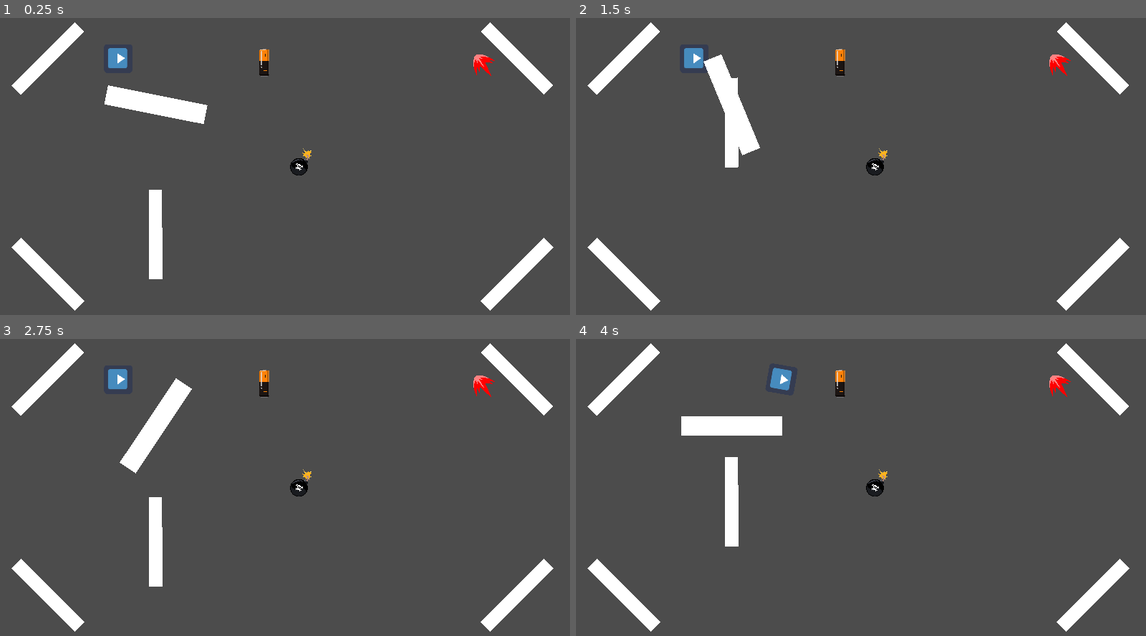
Above: before the commit, frames 1-4 (two rows, left to right).
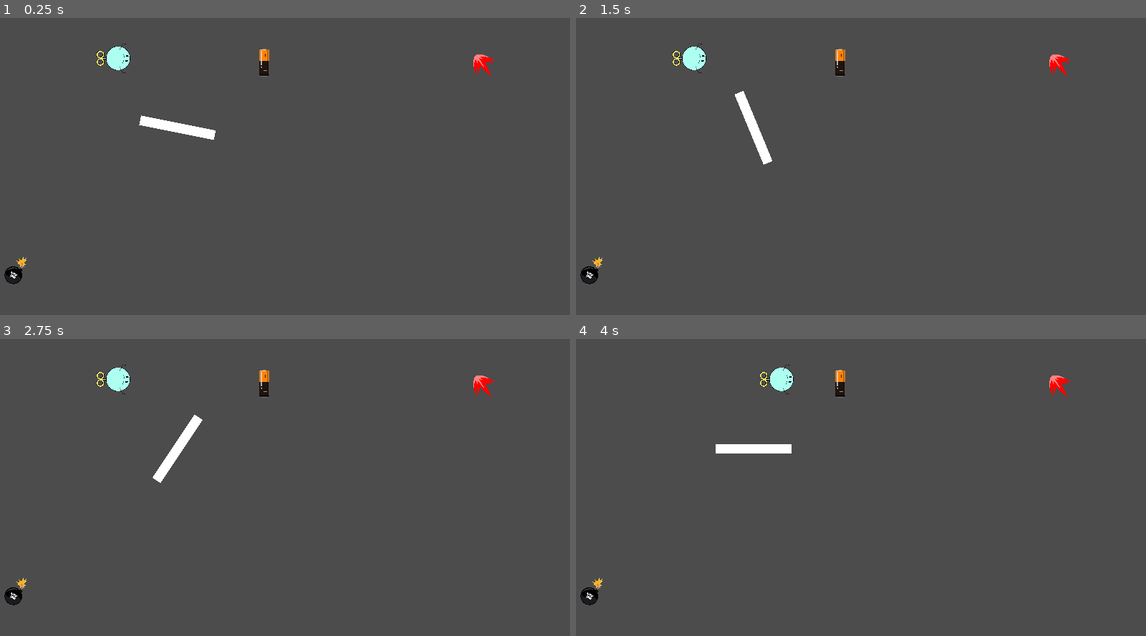
Above: after the commit, the same moments.

Repository: sangmin0212/A_Wind_Up_Toy_Roadrun
Game: Godot game, scene res://GameManager.tscn
The game is run twice, just before and just after one commit, with the same random seed, the same clock (stepped at 60 frames per second) and the same inputs. The engine's default icon, where the game draws it, is replaced by a stand-in: a white triangle on a blue panel in a dark square.
Inputs (mouse positions are in pixels of both pictures, inside the frame that each line leads up to):
- Up to frame 1 (0.25 s): no input
- Up to frame 2 (1.5 s): move the mouse to (986, 157) at 0.52 s; hold Up (ui_up) 0.53-1.28 s; click (986, 157) at 0.67 s; move the mouse to (747, 190) at 1.27 s; hold Down (ui_down) from 1.28 s (still down); click (747, 190) at 1.42 s
- Up to frame 3 (2.75 s): move the mouse to (342, 425) at 2.02 s; release Down (ui_down) at 2.03 s; hold Up (ui_up) from 2.03 s (still down); click (342, 425) at 2.17 s
- Up to frame 4 (4 s): move the mouse to (832, 558) at 2.77 s; click (832, 558) at 2.92 s; move the mouse to (1032, 543) at 3.52 s; release Up (ui_up) at 3.53 s; hold Down (ui_down) from 3.53 s (still down); click (1032, 543) at 3.67 s

The runs differ from the first frame. In frame 1, 5.8% of the frame differs, in the area x 0-98%, y 1-99%; in frame 2, 5.2%; in frame 3, 5.8%; in frame 4, 5.8%.

Commit message:
update

Diff:
--- a/GameManager.tscn
+++ b/GameManager.tscn
@@ -2,7 +2,7 @@
 
 [ext_resource path="res://GameManager.gd" type="Script" id=1]
 [ext_resource path="res://Player/Player.tscn" type="PackedScene" id=2]
-[ext_resource path="res://Wall/Wall.tscn" type="PackedScene" id=3]
+[ext_resource path="res://Wall/Wall_Creater.gd" type="Script" id=3]
 [ext_resource path="res://MonsterManager.gd" type="Script" id=4]
 [ext_resource path="res://Wall/Wall_Rotating.tscn" type="PackedScene" id=5]
 [ext_resource path="res://Wall/Wall_Moving.tscn" type="PackedScene" id=6]
@@ -25,40 +25,16 @@
 [node name="MonsterManager" type="Node2D" parent="GameManager"]
 script = ExtResource( 4 )
 
+[node name="WallCreater" type="Node2D" parent="GameManager"]
+script = ExtResource( 3 )
+
 [node name="Wall" type="Node2D" parent="."]
-
-[node name="wall5" parent="Wall" instance=ExtResource( 3 )]
-position = Vector2( 113.272, 100 )
-rotation = -0.785398
-collision_layer = 2
-collision_mask = 5
-
-[node name="wall2" parent="Wall" instance=ExtResource( 3 )]
-position = Vector2( 1161.66, 100 )
-rotation = 0.785397
-collision_layer = 2
-collision_mask = 5
-
-[node name="wall3" parent="Wall" instance=ExtResource( 3 )]
-position = Vector2( 1161.66, 582.201 )
-rotation = -0.785398
-collision_layer = 2
-collision_mask = 5
-
-[node name="wall4" parent="Wall" instance=ExtResource( 3 )]
-position = Vector2( 113.272, 582.201 )
-rotation = 0.785398
-collision_layer = 2
-collision_mask = 5
-
-[node name="Wall_Rotation" parent="Wall" instance=ExtResource( 5 )]
-position = Vector2( 354.617, 203.567 )
-scale = Vector2( 2, 2 )
-collision_layer = 2
-collision_mask = 4
 
 [node name="Wall_Moving" parent="Wall" instance=ExtResource( 6 )]
 position = Vector2( 354.617, 494.475 )
+
+[node name="Wall_Rotation" parent="Wall" instance=ExtResource( 5 )]
+position = Vector2( 403, 255 )
 
 [node name="Item" type="Node2D" parent="."]
 
@@ -67,7 +43,7 @@
 script = ExtResource( 10 )
 
 [node name="Bomb" parent="Item" instance=ExtResource( 9 )]
-position = Vector2( 674.012, 346.006 )
+position = Vector2( 36, 588 )
 script = ExtResource( 12 )
 
 [node name="Booster" parent="Item" instance=ExtResource( 8 )]
--- a/Player/Player.tscn
+++ b/Player/Player.tscn
@@ -1,10 +1,10 @@
 [gd_scene load_steps=9 format=2]
 
-[ext_resource path="res://Player/icon.png" type="Texture" id=1]
+[ext_resource path="res://Resource/character (1).png" type="Texture" id=1]
 [ext_resource path="res://Player/PlayerManager.gd" type="Script" id=2]
 
-[sub_resource type="RectangleShape2D" id=1]
-extents = Vector2( 31.6962, 32.2475 )
+[sub_resource type="CircleShape2D" id=7]
+radius = 53.3385
 
 [sub_resource type="Animation" id=2]
 resource_name = "Battery"
@@ -96,7 +96,7 @@
 tracks/0/interp = 1
 tracks/0/loop_wrap = true
 tracks/0/imported = false
-tracks/0/enabled = true
+tracks/0/enabled = false
 tracks/0/keys = {
 "times": PoolRealArray( 0, 0.3, 0.6, 0.9, 1.2 ),
 "transitions": PoolRealArray( 1, 1, 1, 1, 1 ),
@@ -108,7 +108,7 @@
 tracks/1/interp = 1
 tracks/1/loop_wrap = true
 tracks/1/imported = false
-tracks/1/enabled = true
+tracks/1/enabled = false
 tracks/1/keys = {
 "times": PoolRealArray( 0, 1.2 ),
 "transitions": PoolRealArray( 1, 1 ),
@@ -144,16 +144,20 @@
 }
 
 [node name="Player" type="KinematicBody2D"]
+rotation = 1.5708
+scale = Vector2( 0.5, 0.5 )
 collision_mask = 6
 script = ExtResource( 2 )
 
 [node name="Sprite" type="Sprite" parent="."]
+position = Vector2( 0, 22 )
 rotation = 1.5708
+scale = Vector2( 0.430517, 0.430517 )
 texture = ExtResource( 1 )
 flip_h = true
 
 [node name="CollisionShape2D" type="CollisionShape2D" parent="."]
-shape = SubResource( 1 )
+shape = SubResource( 7 )
 
 [node name="AnimationPlayer" type="AnimationPlayer" parent="."]
 anims/Battery = SubResource( 2 )
--- a/Player/PlayerManager.gd
+++ b/Player/PlayerManager.gd
@@ -24,8 +24,8 @@
 onready var _animation_player = $AnimationPlayer
 var state = "Stop"
 
-func _init(_position = Vector2(0,0)):
-	position = _position
+#func _init(_position = Vector2(0,0)):
+#	position = _position
 
 func _ready():
 	# set timer. After 10 second, player's speed will be decreased
--- a/Sangmin_Test.tscn
+++ b/Sangmin_Test.tscn
@@ -1,9 +1,10 @@
 [gd_scene load_steps=5 format=2]
 
 [ext_resource path="res://Player/Player.tscn" type="PackedScene" id=1]
-[ext_resource path="res://Wall/Wall.tscn" type="PackedScene" id=2]
+[ext_resource path="res://Wall/DrawingWall.tscn" type="PackedScene" id=2]
 [ext_resource path="res://Wall/OutlineWall.tscn" type="PackedScene" id=3]
 [ext_resource path="res://Monster/Monster.tscn" type="PackedScene" id=4]
+
 
 [node name="A Wind-up Toy Roadrun" type="Node2D"]
 
--- /dev/null
+++ b/Wall/DrawingWall.gd
@@ -0,0 +1,40 @@
+extends StaticBody2D
+
+var points = []
+onready var player = get_parent().get_parent().get_node("Player")
+
+func update_points(start, end, width):
+	points.clear()
+	points.append(start + (end - start).rotated(PI/2).normalized() * width)
+	points.append(start - (end - start).rotated(PI/2).normalized() * width)
+	points.append(end - (end - start).rotated(PI/2).normalized() * width)
+	points.append(end + (end - start).rotated(PI/2).normalized() * width)
+	get_node("Polygon2D").set_polygon(points)
+	get_node("OuterCollisionPolygon2D").set_polygon(points)
+
+	var center = Vector2(0,0)
+	for i in range(4):
+		center += points[i]
+	center /= 4
+	for i in range(4):
+		points[i] = center + (points[i] - center) * 0.8
+	get_node("Area2D").get_node("InnerCollisionPolygon2D").set_polygon(points)
+
+# when release mouse
+func enable_collision():
+	var overlapCheck = get_node("Area2D").overlaps_body(player)
+	if(!overlapCheck):
+		print("not overlap")
+		get_node("OuterCollisionPolygon2D").disabled = false
+	else:
+		print("overlap")
+
+func _on_Area2D_body_exited(body):
+	if(body.name == "Player"):
+		print("overlap end")
+		get_node("OuterCollisionPolygon2D").disabled = false
+
+#func _physics_process(delta):
+#	if(get_node("Area2D").overlaps_body(player)):
+#		get_node("OuterCollisionPolygon2D").disabled = true
+#		print("overlap")
--- /dev/null
+++ b/Wall/DrawingWall.tscn
@@ -0,0 +1,19 @@
+[gd_scene load_steps=2 format=2]
+
+[ext_resource path="res://Wall/DrawingWall.gd" type="Script" id=1]
+
+[node name="DrawingWall" type="StaticBody2D"]
+collision_layer = 2
+script = ExtResource( 1 )
+
+[node name="Area2D" type="Area2D" parent="."]
+
+[node name="InnerCollisionPolygon2D" type="CollisionPolygon2D" parent="Area2D"]
+
+[node name="Polygon2D" type="Polygon2D" parent="."]
+color = Color( 0.972549, 0.501961, 0.933333, 1 )
+
+[node name="OuterCollisionPolygon2D" type="CollisionPolygon2D" parent="."]
+disabled = true
+
+[connection signal="body_exited" from="Area2D" to="." method="_on_Area2D_body_exited"]
--- a/Wall/Wall.tscn
+++ /dev/null
@@ -1,12 +0,0 @@
-[gd_scene load_steps=2 format=2]
-
-[sub_resource type="RectangleShape2D" id=1]
-extents = Vector2( 100.168, 16.1398 )
-
-[node name="StaticBody2D" type="StaticBody2D"]
-
-[node name="CollisionShape2D" type="CollisionShape2D" parent="."]
-shape = SubResource( 1 )
-
-[node name="Polygon2D" type="Polygon2D" parent="."]
-polygon = PoolVector2Array( -100, -15, 100, -15, 100, 15, -100, 15 )
--- /dev/null
+++ b/Wall/Wall_Creater.gd
@@ -0,0 +1,42 @@
+extends Node2D
+
+var wall_node = load("res://Wall/DrawingWall.tscn")
+var walls = []
+
+export (int) var wallWidth = 10
+export (int) var wallLimit = 10
+export (int) var wallLengthLimit = 150
+
+var isClicked = false
+var isCreated = false
+
+var startPoint = Vector2()
+var endPoint = Vector2()
+
+func _input(event):
+	if event is InputEventMouseButton and event.button_index == BUTTON_LEFT:
+		if  !isClicked  and event.pressed == true:
+			isClicked = true
+			startPoint = get_global_mouse_position()
+			print("left click press")
+		elif isClicked and event.pressed == false:
+			isClicked = false
+			isCreated = false
+			endPoint = get_global_mouse_position()
+			walls[-1].enable_collision()
+			print("left click unpress")
+
+func _process(_delta):
+	var tempWall
+	if(isClicked and !isCreated and walls.size() < wallLimit):
+		print("create wall")
+		tempWall = wall_node.instance()
+		add_child(tempWall)
+		walls.append(tempWall)
+		isCreated = true
+
+	if(isClicked and isCreated):
+		endPoint = get_global_mouse_position()
+		if((endPoint-startPoint).length() > wallLengthLimit):
+			endPoint = startPoint + (endPoint-startPoint).normalized() * wallLengthLimit
+		walls[-1].update_points(startPoint, endPoint, wallWidth)
--- a/Wall/Wall_Moving.tscn
+++ b/Wall/Wall_Moving.tscn
@@ -1,7 +1,8 @@
 [gd_scene load_steps=4 format=2]
 
-[ext_resource path="res://Wall/Wall.tscn" type="PackedScene" id=1]
+[ext_resource path="res://Wall/DrawingWall.tscn" type="PackedScene" id=1]
 [ext_resource path="res://Wall/Wall_Moving.gd" type="Script" id=2]
+
 
 [sub_resource type="Curve2D" id=1]
 _data = {
--- a/Wall/Wall_Rotating.tscn
+++ b/Wall/Wall_Rotating.tscn
@@ -6,7 +6,7 @@
 extents = Vector2( 56.6926, 10.8351 )
 
 [node name="Wall_Rotation" type="StaticBody2D"]
-position = Vector2( 80.5, 39.25 )
+scale = Vector2( 1.5, 1 )
 script = ExtResource( 1 )
 
 [node name="CollisionShape2D" type="CollisionShape2D" parent="."]
Not shown, changed: Item/battery.png.import
Not shown, changed: Item/bomb.png.import
Binary file added: Resource/character (1).png
Not shown, added: Resource/character (1).png.import
